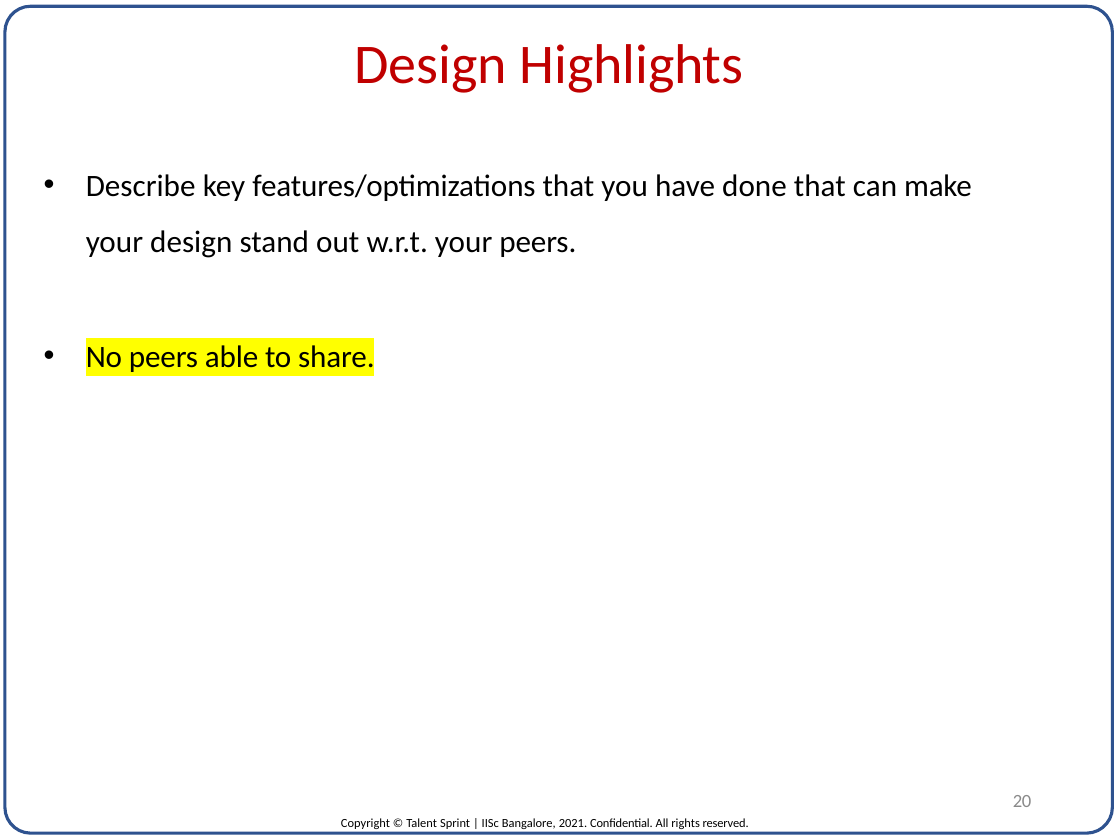
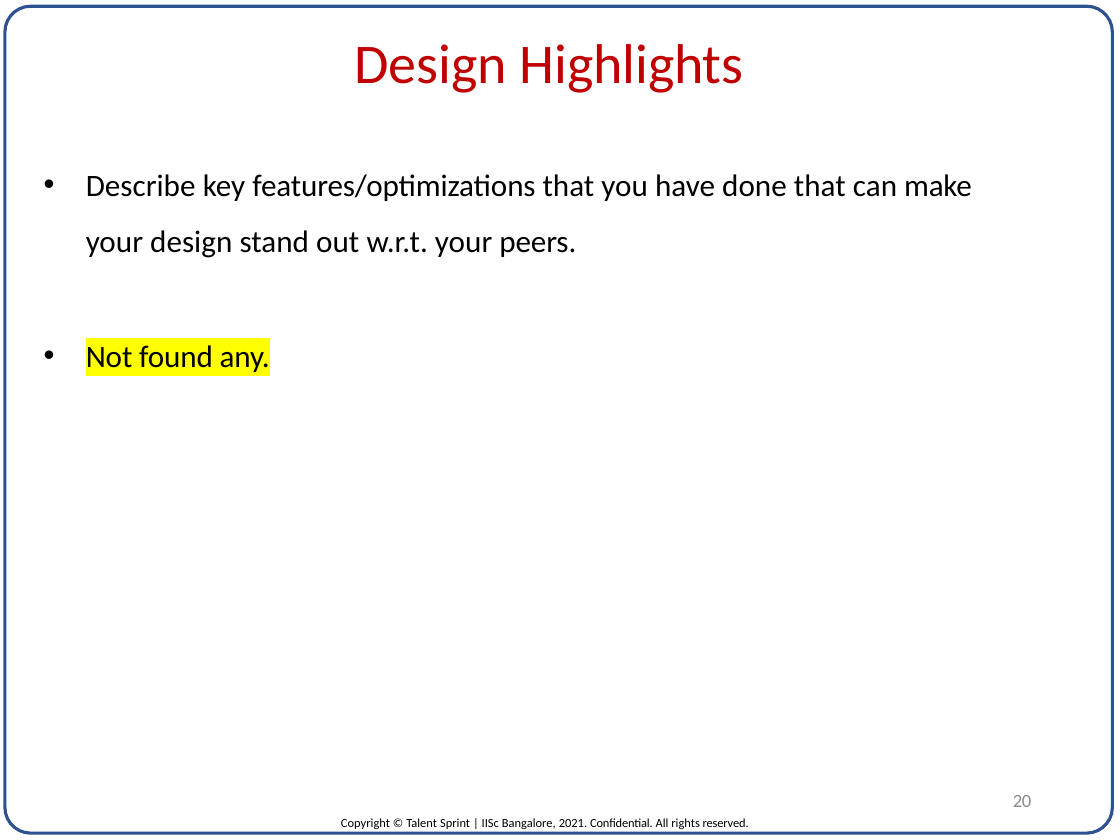
Before and after one commit to pvrajeshkumar/IISC_DVLSI_ML_Project, a slide deck: slide 20 of Project_Report/ASIC for Neural Network inference_P_V_Rajesh_Kumar.pptx. Drawn at 1120x840 pixels with LibreOffice and Linux fonts; fonts in the diff are those of the drawing. Boxes give left, top, right and bottom in pixels: in the first picture for what was removed or moved away, otherwise in the second. Text is boxed around its words. In the diff, an @@ line names an element or a change of style, - is before the commit and + after.

```diff
--- a/Project_Report/ASIC for Neural Network inference_P_V_Rajesh_Kumar.pptx
+++ b/Project_Report/ASIC for Neural Network inference_P_V_Rajesh_Kumar.pptx
@@ text at bbox=[86, 345, 270, 372]: text changed @@
-• No peers able to share.
+• Not found any.
```
Also in this commit, not shown: 11 other slides changed.
